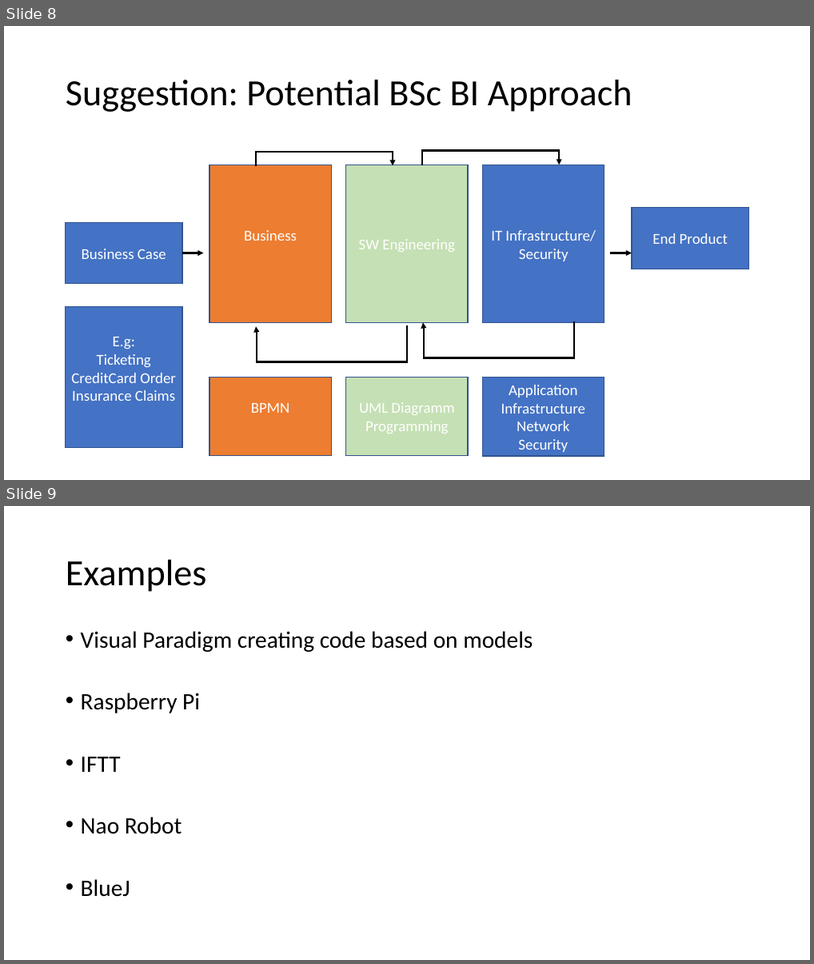
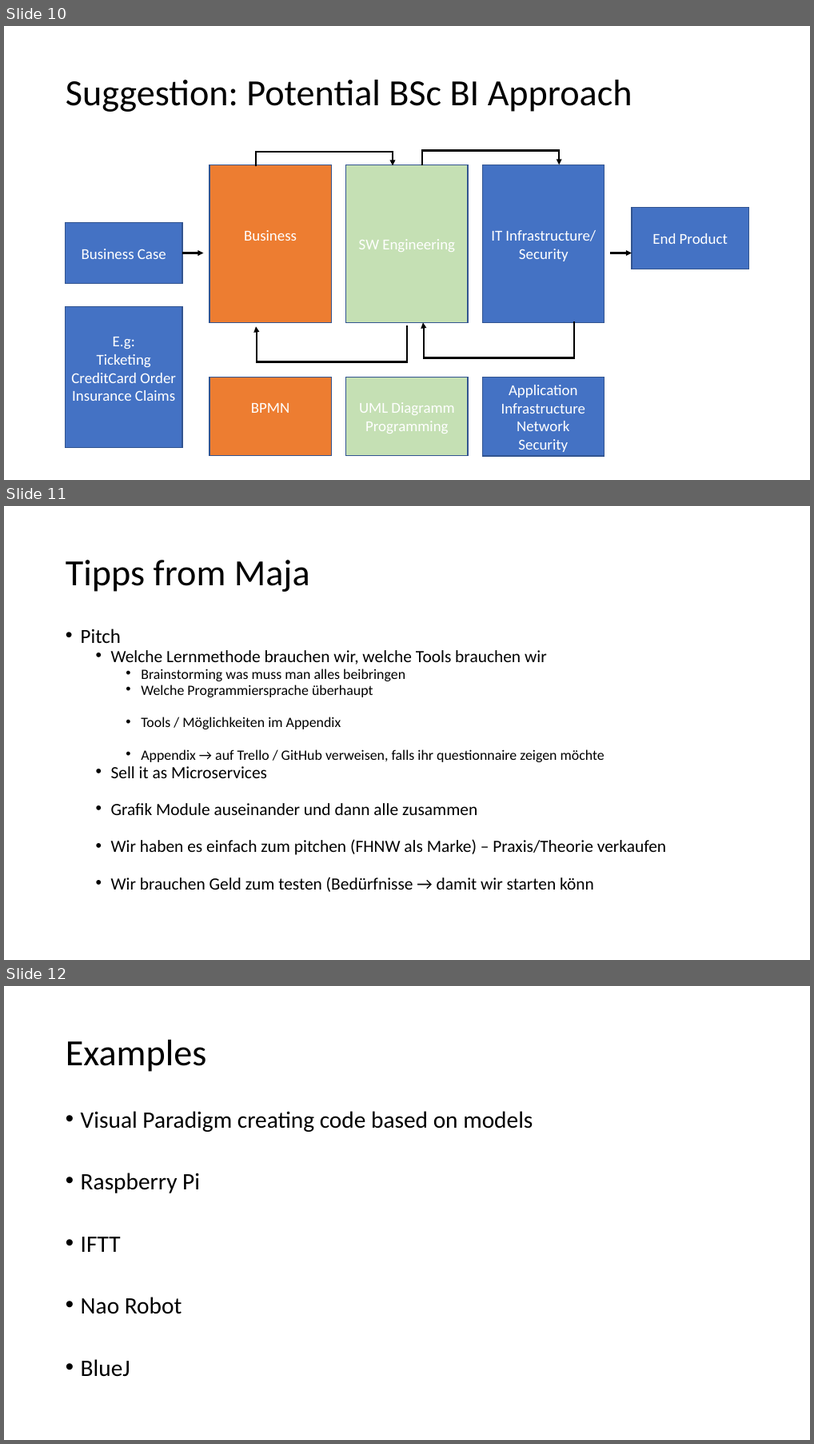
Before and after one commit to AgileBusinessAnalysis/08_TEAM, a slide deck: Team 08-Outcome.pptx. Shown one above the other, each under a label of ours: slides 8 and 9 before the commit, slides 10, 11 and 12 after it. The pictures are 814x964 and 814x1444 pixels, drawn with LibreOffice and Linux fonts; fonts in the diff are those of the drawing. Boxes give left, top, right and bottom in pixels: in the first picture for what was removed or moved away, otherwise in the second. Text is boxed around its words. In the diff, an @@ line names an element or a change of style, - is before the commit and + after.

```diff
--- a/Team 08-Outcome.pptx
+++ b/Team 08-Outcome.pptx
@@ slide 11 added at [4,506,810,960], background #FFFFFF @@
@@ title added at [66,560,310,592], 44 pt, text #000000 @@
+Tipps from Maja
@@ text added at [81,628,666,892], 20.4 pt, text #000000 @@
+• Pitch
+  • Welche Lernmethode brauchen wir, welche Tools brauchen wir
+    • Brainstorming was muss man alles beibringen
+    • Welche Programmiersprache überhaupt
+    • Tools / Möglichkeiten im Appendix
+    • Appendix → auf Trello / GitHub verweisen, falls ihr questionnaire zeigen möchte
+  • Sell it as Microservices
+  • Grafik Module auseinander und dann alle zusammen
+  • Wir haben es einfach zum pitchen (FHNW als Marke) – Praxis/Theorie verkaufen
+  • Wir brauchen Geld zum testen (Bedürfnisse → damit wir starten könn
@@ what was slide 8 is now slide 10 @@
@@ what was slide 9 is now slide 12 @@
```
Also in this commit, not shown: 1 slide changed, 2 other slides added, 1 other file.
